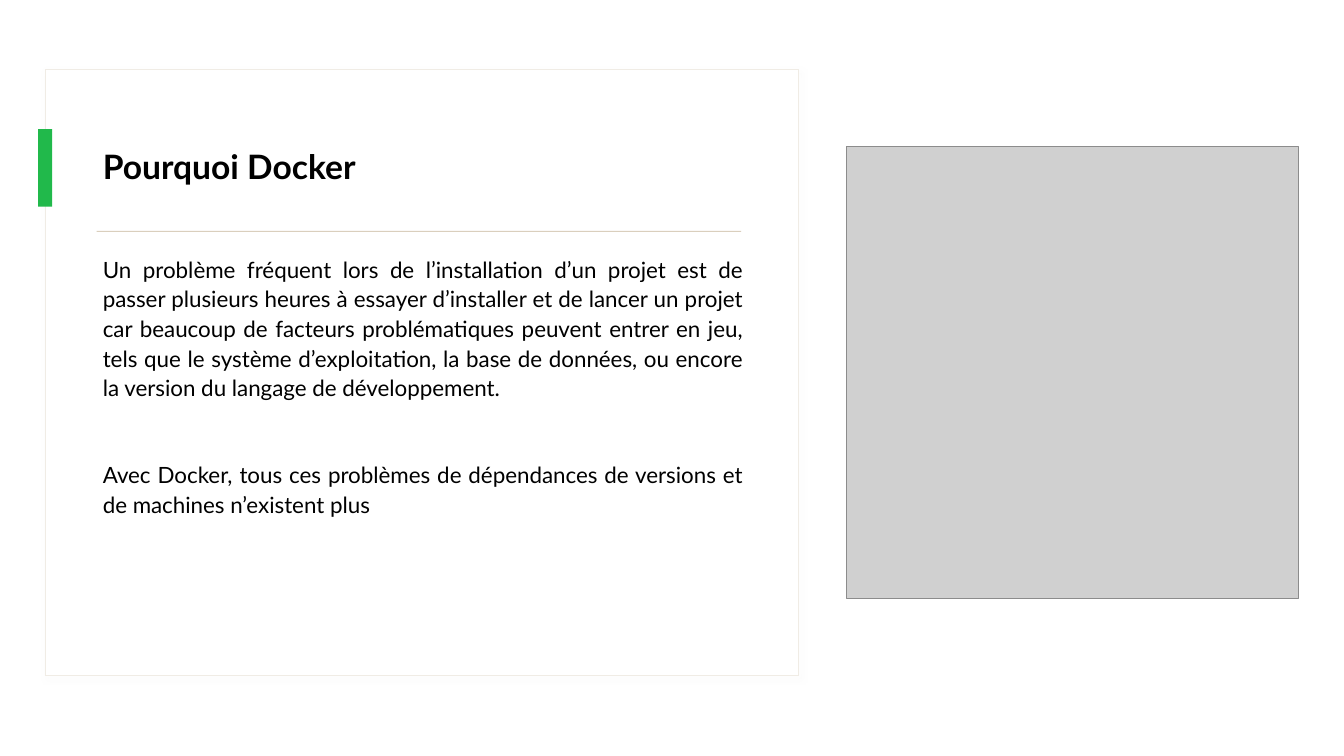
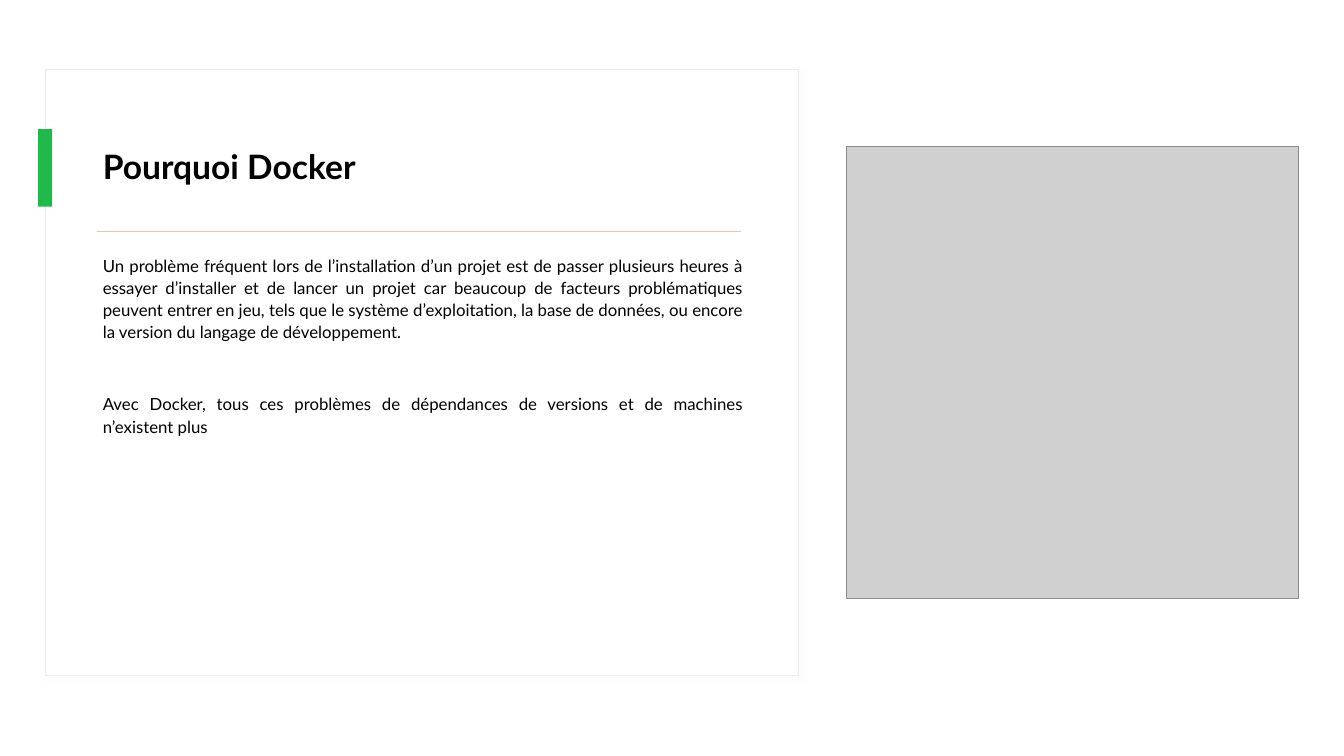
Before and after one commit to IPSSIASIDEV2/Jedy-DockerKubernetes-Formation, a slide deck: slide 8 of Cours/Cours.pptx. Drawn at 1344x756 pixels with LibreOffice and Linux fonts; fonts in the diff are those of the drawing; grey boxes stand for pictures. Boxes give left, top, right and bottom in pixels: in the first picture for what was removed or moved away, otherwise in the second. Text is boxed around its words. In the diff, an @@ line names an element or a change of style, - is before the commit and + after.

```diff
--- a/Cours/Cours.pptx
+++ b/Cours/Cours.pptx
@@ text "Un problème fréquent lors de ..." at (x1=103, y1=259, x2=743, y2=436): size 16 to 12 pt @@
```
Also in this commit, not shown: 7 other slides changed, 1 slide added.
